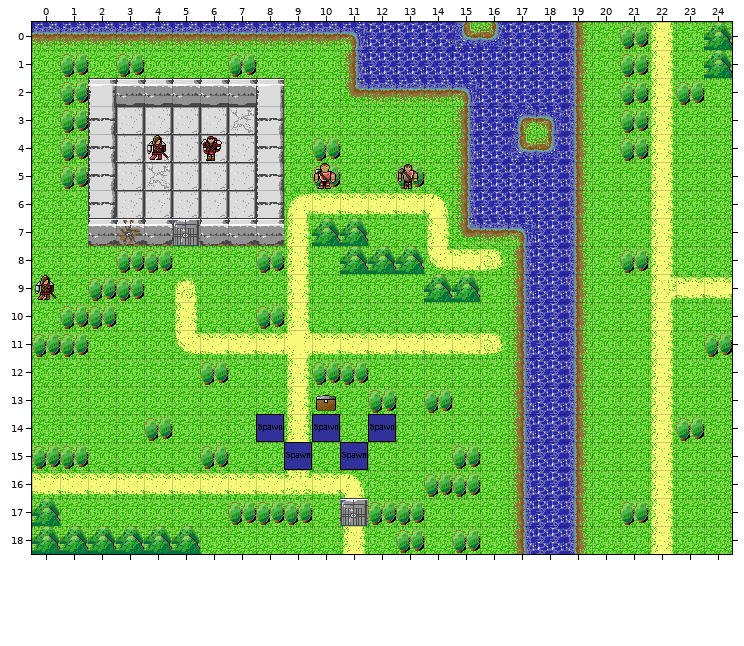
Tiled map: resources/tiled/map0.tmx. Above is the file before it was changed.
Cells are 32x32 px. Shown: x 0..24, y 0..18.
After:
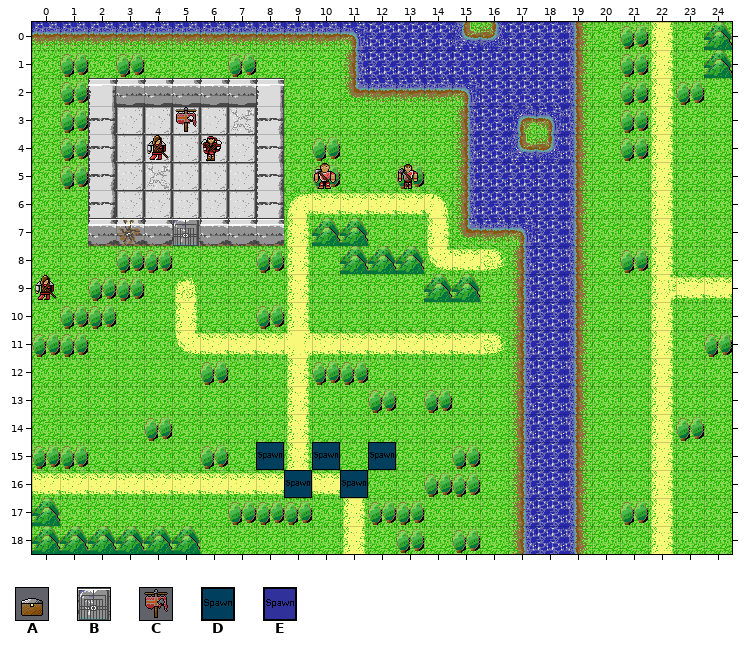
Key: from "terrain": A 40, B 43 "Door", C 60, D 63, E 99.
Objects are placed by their top-left corner, in cells (3,4 is the top-left corner of cell 3,4); size is 1x1 cell unless given.
The exact change:
Layer "Allies":
A new object: D "Spawn" at 8,15.
A new object: D "Spawn" at 10,15.
A new object: D "Spawn" at 12,15.
A new object: D "Spawn" at 9,16.
A new object: D "Spawn" at 11,16.
Object E "Spawn" at 8,14 is removed.
Object E "Spawn" at 10,14 is removed.
Object E "Spawn" at 12,14 is removed.
Object E "Spawn" at 9,15 is removed.
Object E "Spawn" at 11,15 is removed.
Layer "Objects":
A new object: C "Banner" at 5,3.
Object A "broadsword" at 10,13 is removed.
Object B "door" at 11,17 is removed.
Boxes around the changes in both pictures, in picture pixels (x1, y1, x2, y2):
added: (175, 107, 197, 132)
changed: (256, 395, 396, 526)
